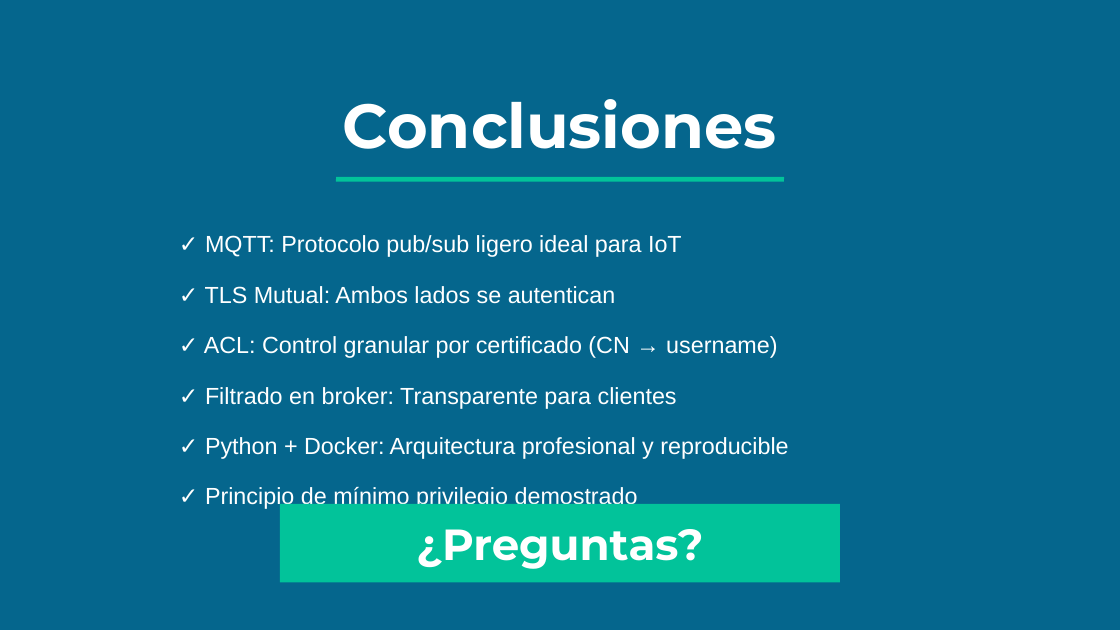
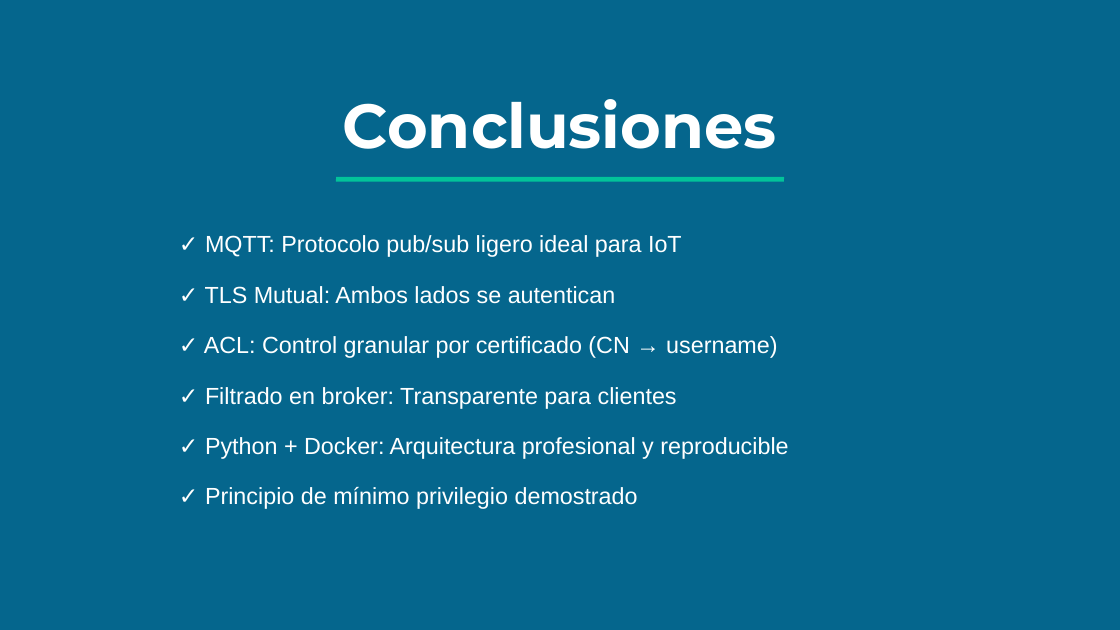
Before and after one commit to Jon8a/IoT-Reto2-Envio, a slide deck: slide 12 of Presentacion_IoT_MQTT_v2.pptx (slide 14 before the commit). Drawn at 1120x630 pixels with LibreOffice and Linux fonts; fonts in the diff are those of the drawing. Boxes give left, top, right and bottom in pixels: in the first picture for what was removed or moved away, otherwise in the second. Text is boxed around its words. In the diff, an @@ line names an element or a change of style, - is before the commit and + after.

```diff
--- a/Presentacion_IoT_MQTT_v2.pptx
+++ b/Presentacion_IoT_MQTT_v2.pptx
@@ rectangle removed at (280,504,840,582) @@
@@ text removed at (416,529,703,569) @@
-¿Preguntas?
```
Also in this commit, not shown: 8 other slides changed, 2 slides removed.
